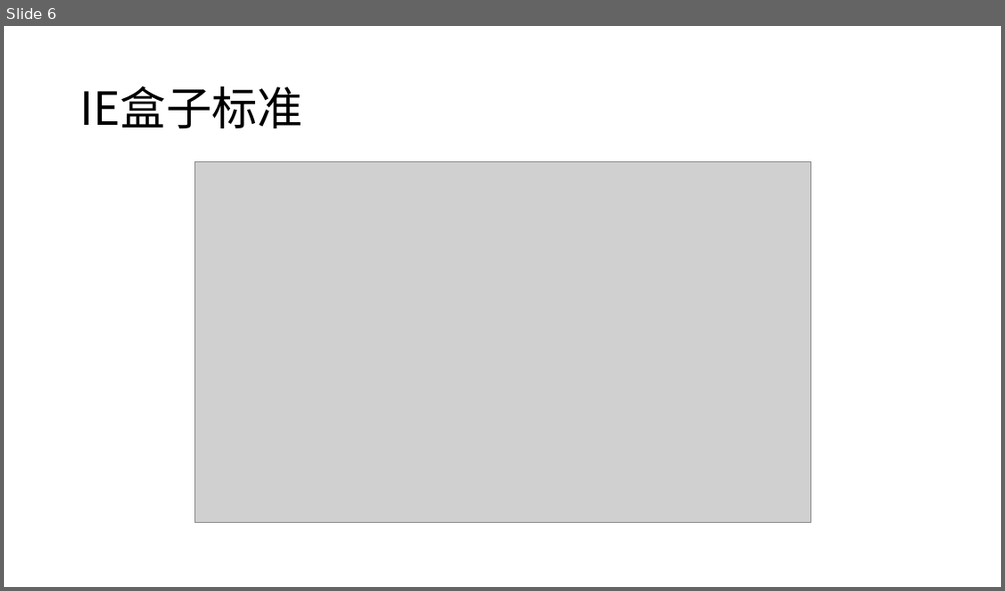
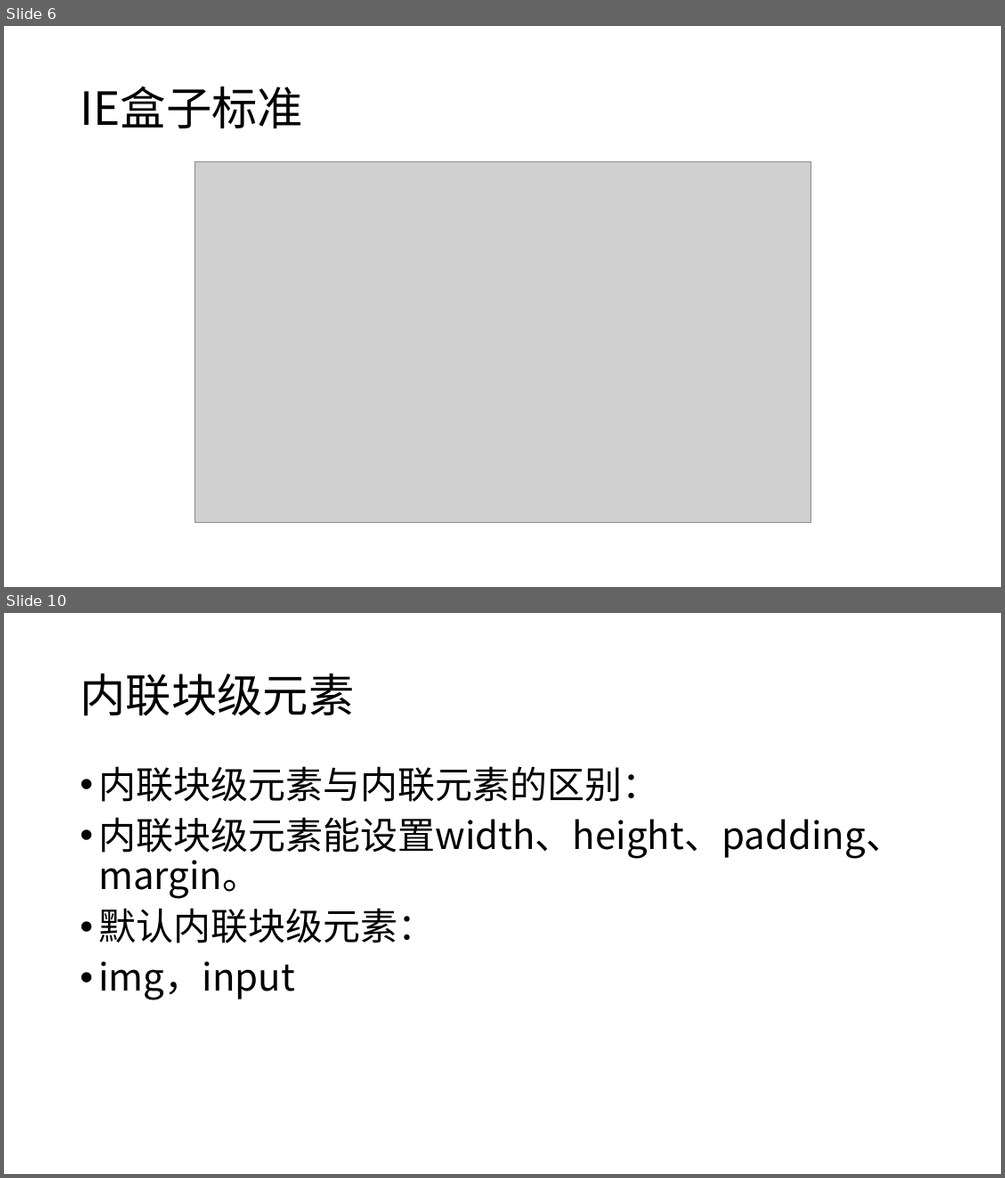
Before and after one commit to sans123wx/class, a slide deck: 网页设计与制作/课件/6/css盒子.pptx. Shown one above the other, each under a label of ours: slide 6 before the commit, slides 6 and 10 after it; the slides between them are not shown. The pictures are 1005x591 and 1005x1178 pixels, drawn with LibreOffice and Linux fonts; fonts in the diff are those of the drawing; grey boxes stand for pictures. Boxes give left, top, right and bottom in pixels: in the first picture for what was removed or moved away, otherwise in the second. Text is boxed around its words. In the diff, an @@ line names an element or a change of style, - is before the commit and + after.

```diff
--- a/网页设计与制作/课件/6/css盒子.pptx
+++ b/网页设计与制作/课件/6/css盒子.pptx
@@ slide 10 added at <box>4,613,1001,1174</box>, background #FFFFFF @@
@@ title added at <box>80,673,354,716</box>, 44 pt, text #000000 @@
+内联块级元素
@@ text added at <box>98,766,903,1000</box>, 36 pt, text #000000 @@
+• 内联块级元素与内联元素的区别：
+• 内联块级元素能设置width、height、padding、margin。
+• 默认内联块级元素：
+• img，input
```
Also in this commit, not shown: 4 other slides added, 5 other files.
